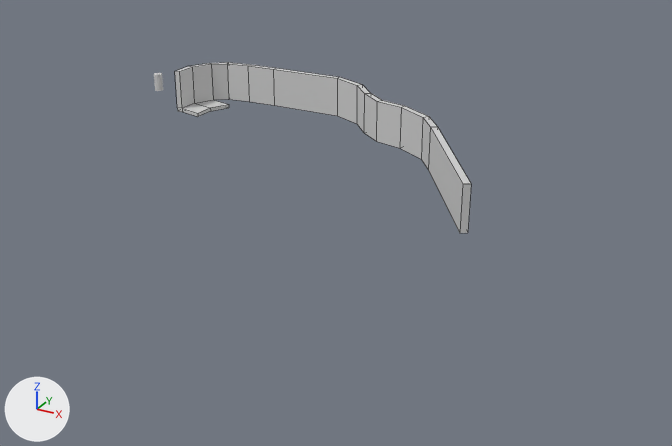
The OBJ model assets/levels/2.obj as it was, and as the next commit left it.
Before and after are seen from a 50 mm lens placed at (53.4, -68.8, 25.0), pointed at (24.5, -16.1, -1.3). The axes (+X, +Y, +Z) are drawn at lower left. The lights are the same throughout. Mesh edges are drawn as thin lines on the coarser meshes. Where no turn or scale is listed for an object, it has been applied to the vertices.

The older version as bpy lines, for what is in view:
```python
me_cube = bpy.data.meshes.new('Cube')
me_cube.from_pydata(...)  # 68 vertices, 67 faces; spans x -1.0..33.8, y -15.1..4.6, z -0.8..3.0
me_cube.materials.append(mat_material)  # light grey #d1d1d1
ob_cube = bpy.data.objects.new('Cube', me_cube)
ob_cube.location = (0.0, 0.0, 0.0)
```
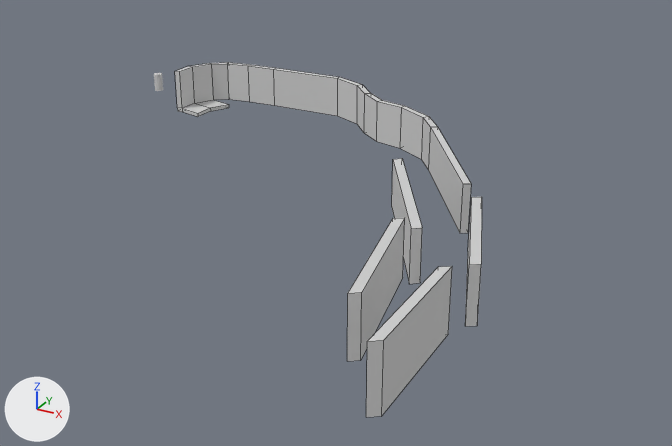
Boxes (x1, y1, x2, y2) around the edits, measured in the pictures (672 x 446 px):
'Cube', reshaped (107% taller)
    before: (175, 62, 471, 233)
    after: (175, 62, 482, 417)
part 1 of me_cube, added
    after: (347, 158, 482, 417)

The change in detail:
me_cube is used by ob_cube; location (0.0, 0.0, 0.0).
me_cube had 68 vertices, 67 faces and spanned x -1.0..33.8, y -15.1..4.6, z -0.8..3.0.
me_cube now has 100 vertices, 91 faces and spans x -1.0..39.7, y -40.3..4.6, z -0.8..6.0.
Part 1, on me_cube:
16 vertices are added at x 27.5..39.7, y -40.3..-12.9, z -0.5..2.4.
16 new vertices lie (0.0, 0.0, 3.6) away from vertices in x 27.5..39.7, y -40.3..-12.9, z -0.5..2.4.
24 new faces join them.
